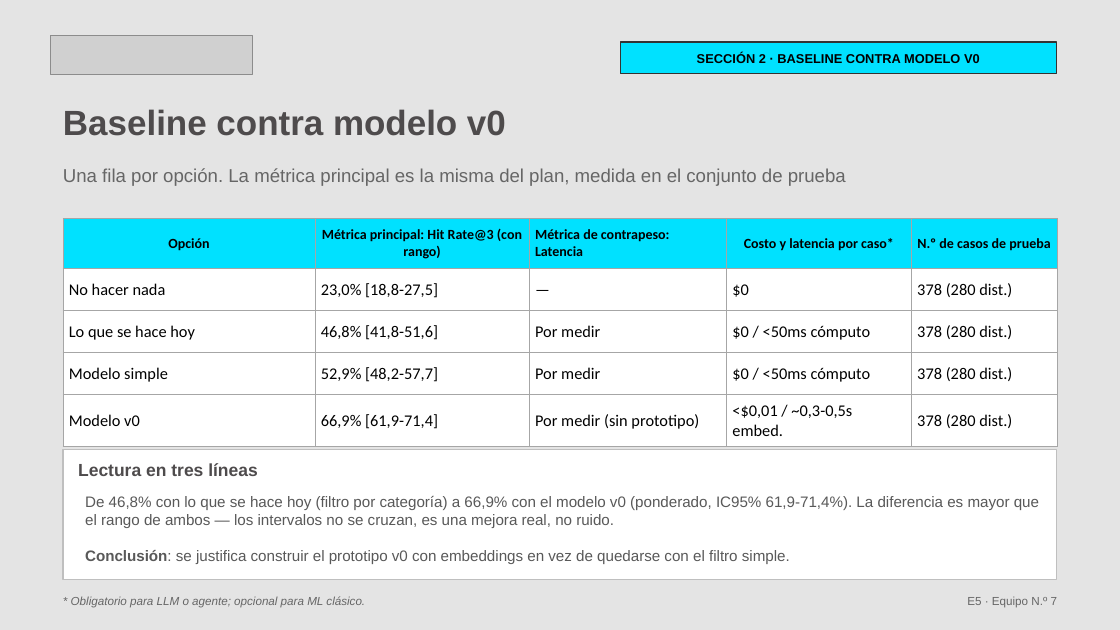
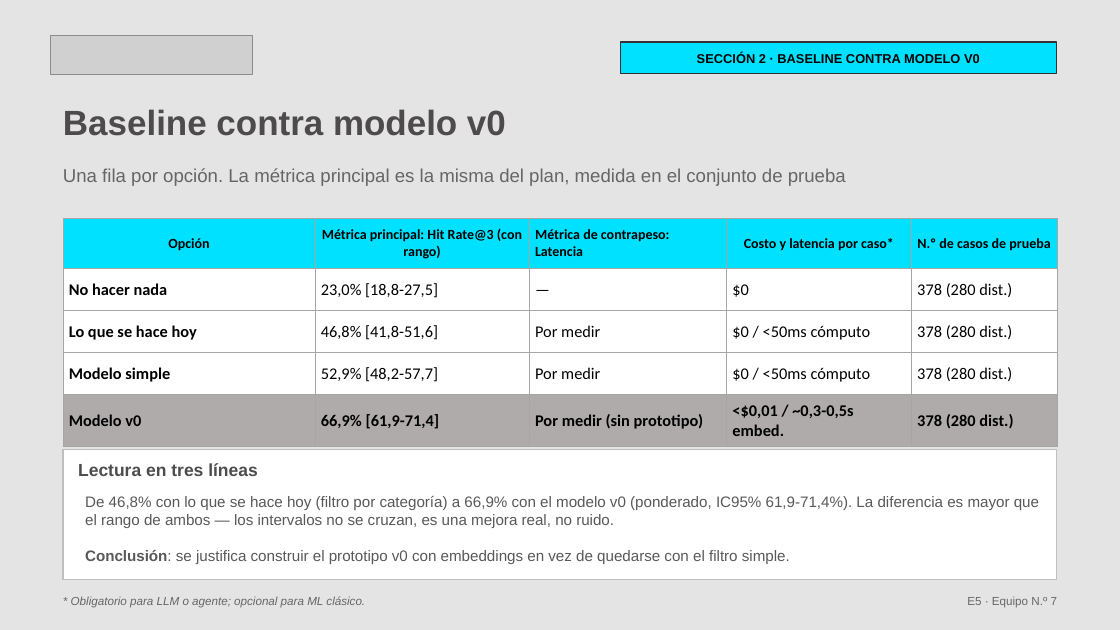
Before and after one commit to chris2009/portal-gamarrino-AI, a slide deck: slide 5 of E5_Equipo7_Portal_Gamarrino.pptx. Drawn at 1120x630 pixels with LibreOffice and Linux fonts; fonts in the diff are those of the drawing; grey boxes stand for pictures. Boxes give left, top, right and bottom in pixels: in the first picture for what was removed or moved away, otherwise in the second. Text is boxed around its words. In the diff, an @@ line names an element or a change of style, - is before the commit and + after.

```diff
--- a/E5_Equipo7_Portal_Gamarrino.pptx
+++ b/E5_Equipo7_Portal_Gamarrino.pptx
@@ table at bbox=[63, 218, 1057, 446] @@
@@ fill #FFFFFF to #AFABAB in row 5 @@
@@ bold on in "No hacer nada", "Lo que se hace hoy", "Modelo simple", "Modelo v0" and 4 more places @@
```
Also in this commit, not shown: 3 other slides changed, 2 other files.
